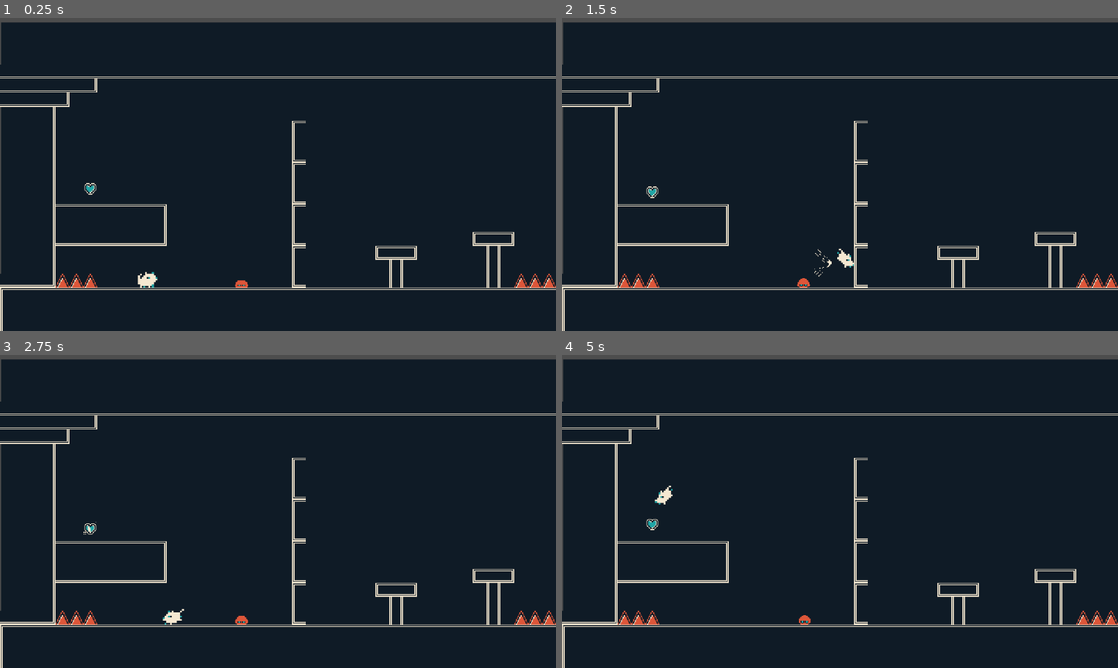
Above: before the commit, frames 1-4 (two rows, left to right).
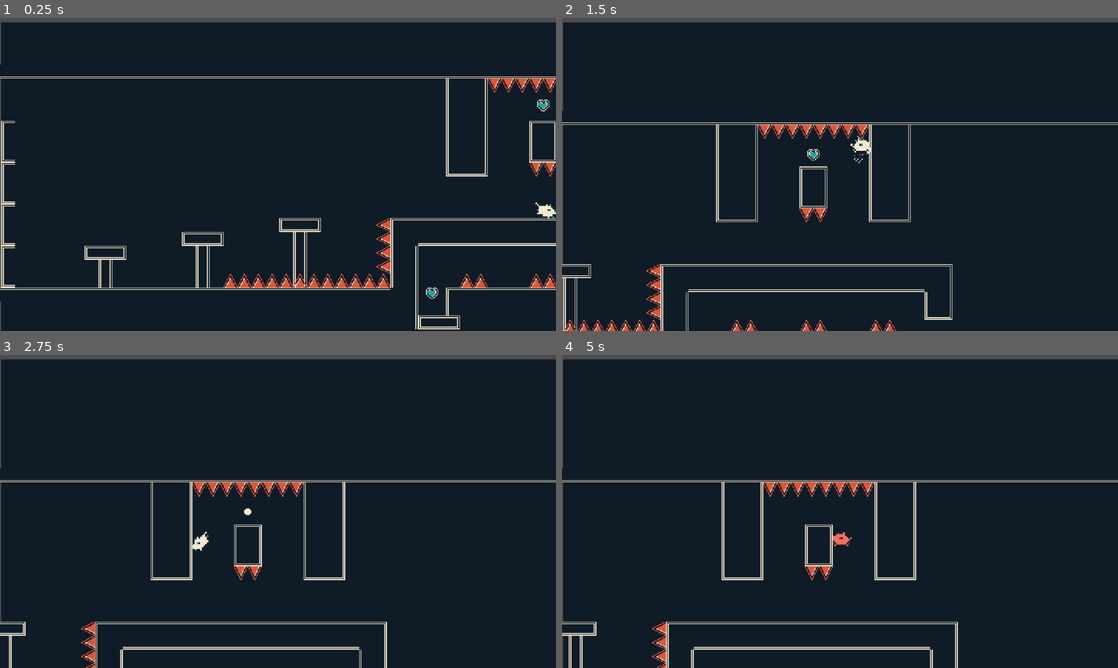
Above: after the commit, the same moments.

Repository: Vicenthresh/2d-platformer
Game: Godot game, scene res://levels/level.tscn
Same seed, same stepped clock (60 frames per second), same inputs: the game is played once before the commit and once after it.
Inputs:
- Up to frame 1 (0.25 s): no input
- Up to frame 2 (1.5 s): tap Enter (ui_accept) at 0.5 s; hold Right (ui_right) from 0.53 s (still down); tap W (jump) at 0.6, 0.77, 1.07 s; tap Shift (dash) at 1.35 s
- Up to frame 3 (2.75 s): tap W (jump) at 1.52, 1.55, 1.82, 2.1 s; release Right (ui_right) at 2.03 s; hold Left (ui_left) from 2.03 s (still down)
- Up to frame 4 (5 s): release Left (ui_left) at 2.78 s; hold Right (ui_right) 2.78-4.28 s; tap Shift (dash) at 2.85, 4.35 s; tap W (jump) at 3.02, 3.05, 3.32, 3.6, 3.77, 4.07, 4.52, 4.55, 4.82 s; hold Left (ui_left) from 4.28 s (still down)

The runs differ from the first frame. In frame 1, 7.0% of the frame differs, in the area x 0-100%, y 19-100%; in frame 2, 7.7%, in the area x 0-100%, y 14-100%; in frame 3, 7.0%; in frame 4, 7.3%.

Commit message:
bugfix: fixed animation bug when getting hurt while jumping

Diff:
--- a/Enemies/EnemyBlob/enemy_blob.tscn
+++ b/Enemies/EnemyBlob/enemy_blob.tscn
@@ -248,15 +248,14 @@
 radius = 4.0
 height = 12.0
 
-[node name="EnemyBlob" type="CharacterBody2D"]
+[node name="EnemyBlob" type="CharacterBody2D" unique_id=963810043]
+scale = Vector2(2, 2)
 script = ExtResource("1_j1o4x")
 
-[node name="AnimationPlayer" type="AnimationPlayer" parent="."]
-libraries = {
-&"": SubResource("AnimationLibrary_rls5f")
-}
-
-[node name="AnimationTree" type="AnimationTree" parent="."]
+[node name="AnimationPlayer" type="AnimationPlayer" parent="." unique_id=449979846]
+libraries/ = SubResource("AnimationLibrary_rls5f")
+
+[node name="AnimationTree" type="AnimationTree" parent="." unique_id=67236670]
 tree_root = SubResource("AnimationNodeStateMachine_pb8y7")
 anim_player = NodePath("../AnimationPlayer")
 parameters/conditions/is_falling = false
@@ -269,23 +268,23 @@
 parameters/is_landing/TimeScale/scale = 1.0
 parameters/jump_start/TimeScale/scale = 1.0
 
-[node name="Sprite2D" type="Sprite2D" parent="."]
+[node name="Sprite2D" type="Sprite2D" parent="." unique_id=614742880]
 texture = ExtResource("1_u8lhb")
 hframes = 10
 vframes = 2
 
-[node name="CollisionShape2D" type="CollisionShape2D" parent="."]
+[node name="CollisionShape2D" type="CollisionShape2D" parent="." unique_id=2113815365]
 position = Vector2(0, 3)
 rotation = 1.5707964
 shape = SubResource("CapsuleShape2D_u8lhb")
 
-[node name="Area2D" type="Area2D" parent="."]
-
-[node name="JumpTimer" type="Timer" parent="."]
+[node name="Area2D" type="Area2D" parent="." unique_id=1205991796]
+
+[node name="JumpTimer" type="Timer" parent="." unique_id=1920595209]
 wait_time = 2.0
 one_shot = true
 
-[node name="JumpStartTimer" type="Timer" parent="."]
+[node name="JumpStartTimer" type="Timer" parent="." unique_id=619232639]
 wait_time = 0.5
 
 [connection signal="timeout" from="JumpTimer" to="." method="_on_jump_timer_timeout"]
--- a/Player/player.gd
+++ b/Player/player.gd
@@ -72,7 +72,7 @@
 # HEALTH STATE
 # ============================================================
 var state := "normal"
-var max_hp := 1
+var max_hp := 10
 var current_hp: int = max_hp
 var hearts_trail: Array[Node2D] = []
 
--- a/Player/player.tscn
+++ b/Player/player.tscn
@@ -288,6 +288,10 @@
 [sub_resource type="AnimationNodeStateMachineTransition" id="AnimationNodeStateMachineTransition_o28un"]
 advance_mode = 2
 advance_condition = &"is_falling"
+
+[sub_resource type="AnimationNodeStateMachineTransition" id="AnimationNodeStateMachineTransition_n471f"]
+advance_mode = 2
+advance_condition = &"is_idle"
 
 [sub_resource type="AnimationNodeStateMachine" id="AnimationNodeStateMachine_jp1hh"]
 states/End/position = Vector2(1053, 110)
@@ -310,8 +314,8 @@
 "states/run 2/position" = Vector2(652, 60)
 states/turn/node = SubResource("AnimationNodeAnimation_x3vf3")
 states/turn/position = Vector2(505, 299)
-transitions = ["Start", "idle 2", SubResource("AnimationNode …(1043 unchanged characters)… mationNodeStateMachineTransition_o28un")]
-graph_offset = Vector2(-281, -132)
+transitions = ["Start", "idle 2", SubResource("AnimationNode …(1043 unchanged characters)… mationNodeStateMachineTransition_o28un"), "jump", "idle 2", SubResource("AnimationNodeStateMachineTransition_n471f")]
+graph_offset = Vector2(14.099018, -36.379684)
 
 [sub_resource type="AtlasTexture" id="AtlasTexture_apopc"]
 atlas = ExtResource("8_od3ui")
@@ -580,14 +584,14 @@
 radius = 3.0
 height = 9.0
 
-[node name="CharacterBody2D" type="CharacterBody2D"]
+[node name="CharacterBody2D" type="CharacterBody2D" unique_id=696194320]
 scale = Vector2(2, 2)
 collision_mask = 3
 script = ExtResource("1_ihejy")
 ghost_node = ExtResource("2_yc8pk")
 metadata/isPlayer = true
 
-[node name="Sprite2D" type="Sprite2D" parent="."]
+[node name="Sprite2D" type="Sprite2D" parent="." unique_id=1450742251]
 position = Vector2(0, -1)
 texture = ExtResource("8_od3ui")
 flip_h = true
@@ -595,14 +599,12 @@
 vframes = 4
 frame = 30
 
-[node name="Animation" type="Node" parent="."]
-
-[node name="AnimationPlayer" type="AnimationPlayer" parent="Animation"]
-libraries = {
-&"": SubResource("AnimationLibrary_apopc")
-}
-
-[node name="AnimationTree" type="AnimationTree" parent="Animation"]
+[node name="Animation" type="Node" parent="." unique_id=1152311602]
+
+[node name="AnimationPlayer" type="AnimationPlayer" parent="Animation" unique_id=1080900171]
+libraries/ = SubResource("AnimationLibrary_apopc")
+
+[node name="AnimationTree" type="AnimationTree" parent="Animation" unique_id=1887822021]
 tree_root = SubResource("AnimationNodeStateMachine_jp1hh")
 anim_player = NodePath("../AnimationPlayer")
 parameters/conditions/is_falling = false
@@ -613,33 +615,33 @@
 parameters/conditions/is_turning = false
 parameters/conditions/on_floor = false
 
-[node name="AnimatedSprite2D_doggy" type="AnimatedSprite2D" parent="."]
+[node name="AnimatedSprite2D_doggy" type="AnimatedSprite2D" parent="." unique_id=490967894]
 visible = false
 position = Vector2(0, -1)
 sprite_frames = SubResource("SpriteFrames_8mwp6")
 animation = &"damage"
 
-[node name="CollisionShape2D" type="CollisionShape2D" parent="."]
+[node name="CollisionShape2D" type="CollisionShape2D" parent="." unique_id=1986422911]
 rotation = -1.5708
 shape = SubResource("CapsuleShape2D_cqank")
 
-[node name="JumpSound" type="AudioStreamPlayer2D" parent="."]
+[node name="JumpSound" type="AudioStreamPlayer2D" parent="." unique_id=463370600]
 stream = ExtResource("3_jrfsn")
 pitch_scale = 0.28
 bus = &"SFX"
 
-[node name="DamageSound" type="AudioStreamPlayer2D" parent="."]
+[node name="DamageSound" type="AudioStreamPlayer2D" parent="." unique_id=1865853753]
 stream = ExtResource("3_j3wwl")
 pitch_scale = 0.5
 bus = &"SFX"
 
-[node name="RayCast2D" type="RayCast2D" parent="."]
+[node name="RayCast2D" type="RayCast2D" parent="." unique_id=1650613989]
 target_position = Vector2(-5, 0)
 
-[node name="GhostTimer" type="Timer" parent="."]
+[node name="GhostTimer" type="Timer" parent="." unique_id=1161030679]
 wait_time = 0.05
 
-[node name="JumpBufferTimer" type="Timer" parent="."]
+[node name="JumpBufferTimer" type="Timer" parent="." unique_id=1441454954]
 wait_time = 0.15
 one_shot = true
 
--- a/levels/level.tscn
+++ b/levels/level.tscn
@@ -31,10 +31,10 @@
 [sub_resource type="TileSet" id="TileSet_dd33b"]
 sources/0 = SubResource("TileSetAtlasSource_p3bgb")
 
-[node name="lvl1" type="Node2D"]
+[node name="lvl1" type="Node2D" unique_id=811608847]
 script = ExtResource("1_8wsbn")
 
-[node name="Camera2D" type="Camera2D" parent="." node_paths=PackedStringArray("player")]
+[node name="Camera2D" type="Camera2D" parent="." unique_id=981714091 node_paths=PackedStringArray("player")]
 position = Vector2(140, 302)
 limit_left = 0
 limit_bottom = 360
@@ -50,7 +50,7 @@
 script = ExtResource("7_d5x7l")
 player = NodePath("../Player")
 
-[node name="HP_UI" parent="Camera2D" instance=ExtResource("8_k2a4y")]
+[node name="HP_UI" parent="Camera2D" unique_id=1309771144 instance=ExtResource("8_k2a4y")]
 visible = false
 anchors_preset = -1
 offset_left = -28.0
@@ -58,7 +58,7 @@
 offset_right = -28.0
 offset_bottom = -18.0
 
-[node name="Label2" type="Label" parent="Camera2D"]
+[node name="Label2" type="Label" parent="Camera2D" unique_id=742057050]
 visible = false
 offset_left = -10.75
 offset_top = -64.0
@@ -67,7 +67,7 @@
 text = "test"
 script = ExtResource("7_aages")
 
-[node name="Camera2D2" type="Camera2D" parent="." node_paths=PackedStringArray("player")]
+[node name="Camera2D2" type="Camera2D" parent="." unique_id=115519130 node_paths=PackedStringArray("player")]
 position = Vector2(140, 302)
 limit_left = 0
 limit_bottom = 360
@@ -83,7 +83,7 @@
 script = ExtResource("7_d5x7l")
 player = NodePath("../Player")
 
-[node name="HP_UI" parent="Camera2D2" instance=ExtResource("8_k2a4y")]
+[node name="HP_UI" parent="Camera2D2" unique_id=850676732 instance=ExtResource("8_k2a4y")]
 visible = false
 anchors_preset = -1
 offset_left = -28.0
@@ -91,7 +91,7 @@
 offset_right = -28.0
 offset_bottom = -18.0
 
-[node name="Label2" type="Label" parent="Camera2D2"]
+[node name="Label2" type="Label" parent="Camera2D2" unique_id=712366461]
 visible = false
 offset_left = -10.75
 offset_top = -64.0
@@ -100,10 +100,10 @@
 text = "test"
 script = ExtResource("7_aages")
 
-[node name="CanvasLayer2" type="CanvasLayer" parent="."]
+[node name="CanvasLayer2" type="CanvasLayer" parent="." unique_id=1097652862]
 layer = -10
 
-[node name="ColorRect" type="ColorRect" parent="CanvasLayer2"]
+[node name="ColorRect" type="ColorRect" parent="CanvasLayer2" unique_id=1644930257]
 z_index = -10
 offset_left = 1.0
 offset_top = 5.0
@@ -111,12 +111,12 @@
 offset_bottom = 365.0
 color = Color(0.0588235, 0.105882, 0.14902, 1)
 
-[node name="CanvasLayer" type="CanvasLayer" parent="."]
+[node name="CanvasLayer" type="CanvasLayer" parent="." unique_id=862676519]
 
-[node name="Player" parent="." instance=ExtResource("2_nrrpm")]
-position = Vector2(169, 304)
+[node name="Player" parent="." unique_id=640389838 instance=ExtResource("2_nrrpm")]
+position = Vector2(963, 212)
 
-[node name="Label" type="Label" parent="Player"]
+[node name="Label" type="Label" parent="Player" unique_id=2136003184]
 visible = false
 offset_left = -17.0
 offset_top = -32.0
@@ -124,40 +124,40 @@
 offset_bottom = -6.0
 text = "(0.0)"
 
-[node name="Layers" type="Node2D" parent="."]
+[node name="Layers" type="Node2D" parent="." unique_id=474066659]
 position = Vector2(80, 390)
 
-[node name="Background" type="TileMapLayer" parent="Layers"]
+[node name="Background" type="TileMapLayer" parent="Layers" unique_id=2012914495]
 visible = false
 use_parent_material = true
 tile_map_data = PackedByteArray("AAAAAOn/AAACAAIAAAAAAOr/AAACAAIAAAAAAOv/AAACAAIAAAAAAOz/AAACAAIAAAAAAO3/AAACAAIAAAAAAO …(19856 unchanged characters)…
 tile_set = SubResource("TileSet_dd33b")
 
-[node name="Collision" type="TileMapLayer" parent="Layers"]
+[node name="Collision" type="TileMapLayer" parent="Layers" unique_id=196374445]
 use_parent_material = true
 tile_map_data = PackedByteArray("AAD7//7/AAABAAIAAAD7//3/AAABAAIAAAD7//v/AAABAAEAAAD7//z/AAABAAIAAAD8//v/AAACAAEAAAD9// …(8176 unchanged characters)…
 tile_set = ExtResource("4_luvga")
 
-[node name="Danger" type="TileMapLayer" parent="Layers"]
+[node name="Danger" type="TileMapLayer" parent="Layers" unique_id=1100274417]
 use_parent_material = true
 tile_map_data = PackedByteArray("AAABAPr/AAAAAAAAAAAAAPr/AAAAAAAAAAD///r/AAAAAAAAAABfAPr/AAAAAAAAAABgAPr/AAAAAAAAAABhAP …(992 unchanged characters)…
 tile_set = ExtResource("5_j1rkc")
 
-[node name="Objects" type="Node2D" parent="."]
+[node name="Objects" type="Node2D" parent="." unique_id=1614384668]
 
-[node name="Heart" parent="Objects" instance=ExtResource("9_rtcij")]
+[node name="Heart" parent="Objects" unique_id=525101388 instance=ExtResource("9_rtcij")]
 position = Vector2(104, 200)
 smoothing_distance = 8
 
-[node name="Heart5" parent="Objects" instance=ExtResource("9_rtcij")]
+[node name="Heart5" parent="Objects" unique_id=2075712161 instance=ExtResource("9_rtcij")]
 position = Vector2(832, 320)
 smoothing_distance = 8
 
-[node name="Heart6" parent="Objects" instance=ExtResource("9_rtcij")]
+[node name="Heart6" parent="Objects" unique_id=1977855899 instance=ExtResource("9_rtcij")]
 position = Vector2(960, 104)
 smoothing_distance = 8
 
-[node name="EnemyBlob" parent="." instance=ExtResource("10_ukwr8")]
+[node name="EnemyBlob" parent="." unique_id=387406633 instance=ExtResource("10_ukwr8")]
 position = Vector2(278, 284)
 
 [connection signal="hp_changed" from="Player" to="Camera2D/HP_UI" method="_on_player_hp_changed"]
--- a/project.godot
+++ b/project.godot
@@ -8,11 +8,15 @@
 
 config_version=5
 
+[animation]
+
+compatibility/default_parent_skeleton_in_mesh_instance_3d=true
+
 [application]
 
 config/name="neon-platform"
 run/main_scene="uid://cprdoga4uk04u"
-config/features=PackedStringArray("4.5", "GL Compatibility")
+config/features=PackedStringArray("4.6", "GL Compatibility")
 config/icon="res://icon.svg"
 
 [autoload]
Not shown: 1 places in Enemies/EnemyBlob/enemy_blob.tscn that only renumber resources
Not shown: 1 places in Player/player.tscn that only renumber resources
Not shown: 1 places in levels/level.tscn that only renumber resources
Not shown: 1 places in levels/platforms.tres that only renumber resources
Not shown: 1 places in levels/spikes.tres that only renumber resources
